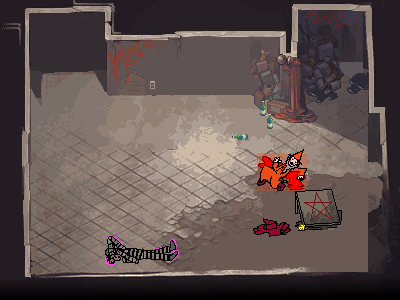
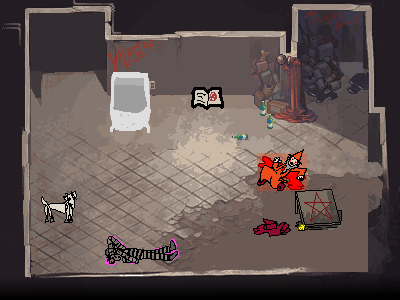
Layers edited between the first and the second 400 × 300 image:
added layer "goat" above "bigbook" over (x1=41, y1=191, x2=77, y2=223)
added layer "bigbook" above "rubadubdub" over (x1=191, y1=87, x2=224, y2=110)
added layer "rubadubdub" above "candles" over (x1=110, y1=72, x2=151, y2=133)
